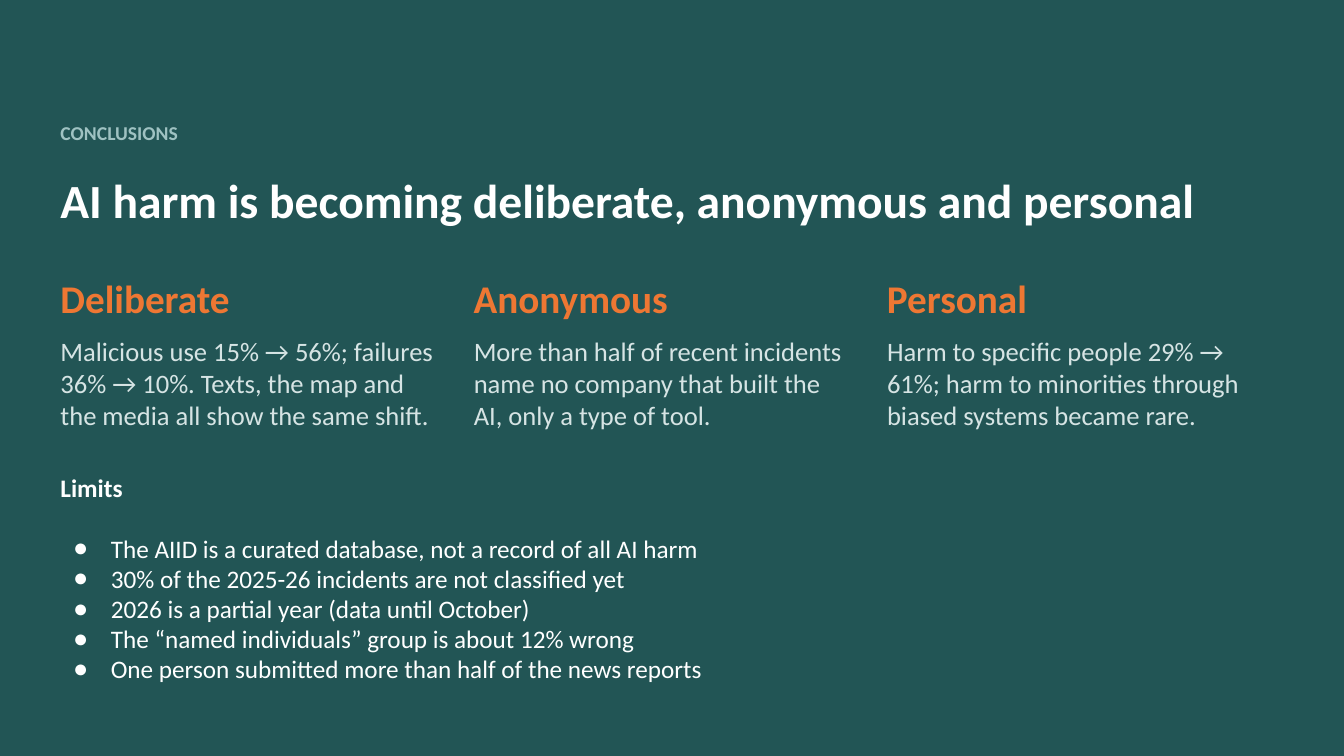
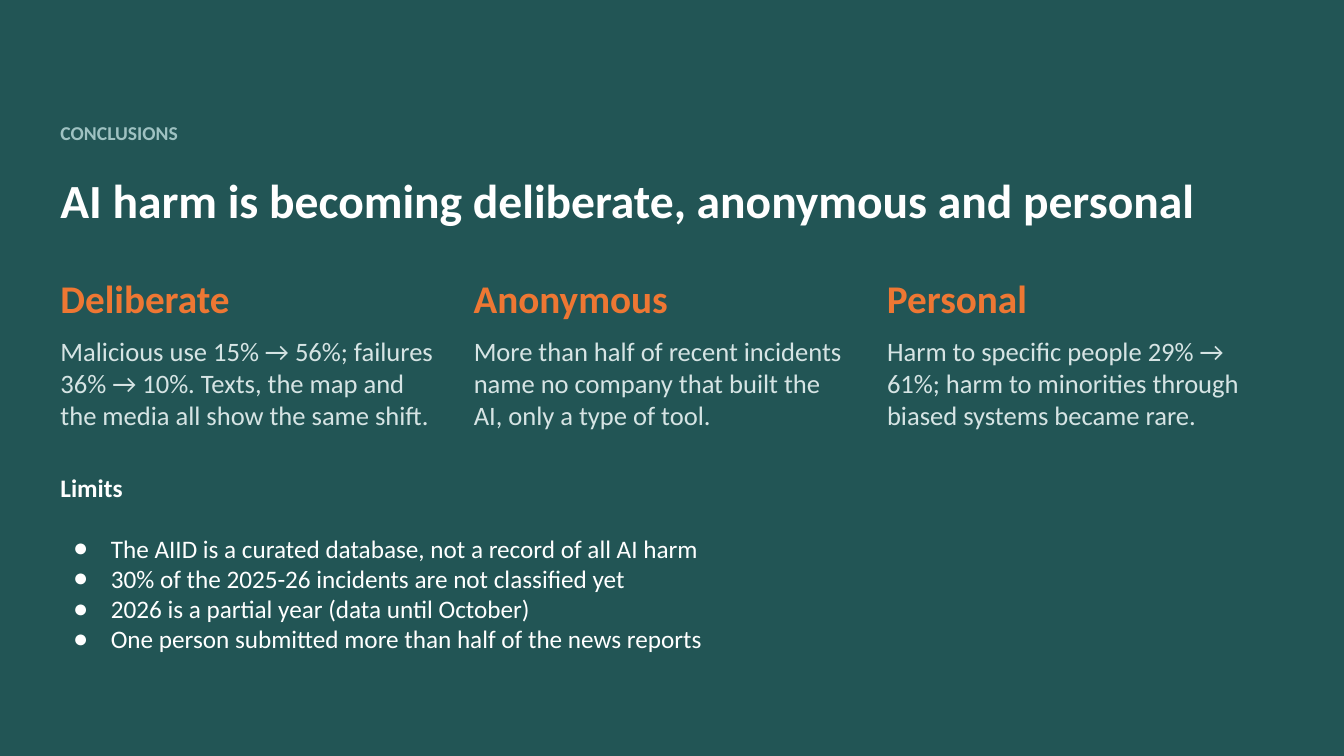
Before and after one commit to nnamyslowska/ai-incidents-analysis, a slide deck: slide 29 of From AI that breaks to AI that is weaponized - AIID.pptx. Drawn at 1344x756 pixels with LibreOffice and Linux fonts; fonts in the diff are those of the drawing. Boxes give left, top, right and bottom in pixels: in the first picture for what was removed or moved away, otherwise in the second. Text is boxed around its words. In the diff, an @@ line names an element or a change of style, - is before the commit and + after.

```diff
--- a/From AI that breaks to AI that is weaponized - AIID.pptx
+++ b/From AI that breaks to AI that is weaponized - AIID.pptx
@@ text at box(111, 630, 634, 653): paragraph removed @@
-● The “named individuals” group is about 12% wrong
```
Also in this commit, not shown: 10 other slides changed, 1 other file.
